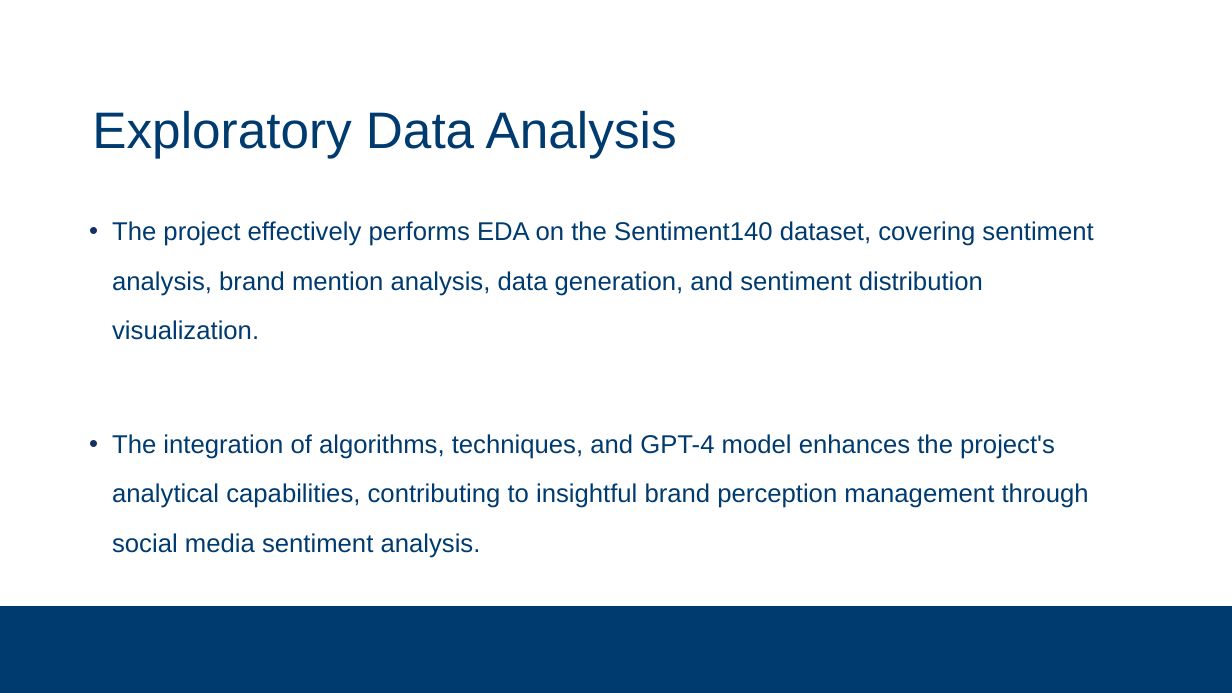
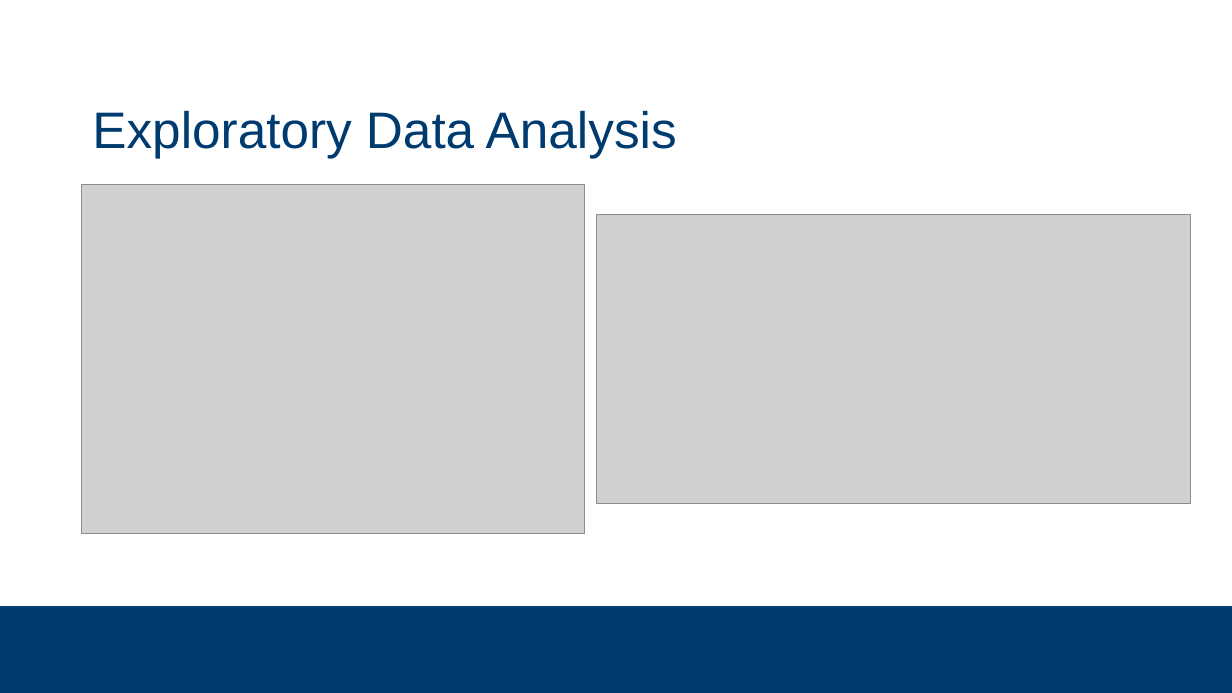
Before and after one commit to subsystem3/project, a slide deck: slide 14 of Final-Project-Team-2.pptx (slide 13 before the commit). Drawn at 1232x693 pixels with LibreOffice and Linux fonts; fonts in the diff are those of the drawing; grey boxes stand for pictures; background and template pictures are left out. Boxes give left, top, right and bottom in pixels: in the first picture for what was removed or moved away, otherwise in the second. Text is boxed around its words. In the diff, an @@ line names an element or a change of style, - is before the commit and + after.

```diff
--- a/Final-Project-Team-2.pptx
+++ b/Final-Project-Team-2.pptx
@@ picture added at [81, 185, 584, 533] @@
@@ text removed at [112, 221, 1093, 558] @@
-  • The project effectively performs EDA on the Sentiment140 dataset, covering sentiment analysis, brand mention analysis, data generation, and sentiment distribution visualization.
-  • The integration of algorithms, techniques, and GPT-4 model enhances the project's analytical capabilities, contributing to insightful brand perception management through social media sentiment analysis.
@@ picture added at [597, 215, 1191, 504] @@
```
Also in this commit, not shown: 10 other slides changed, 15 slides added, 9 slides removed.
